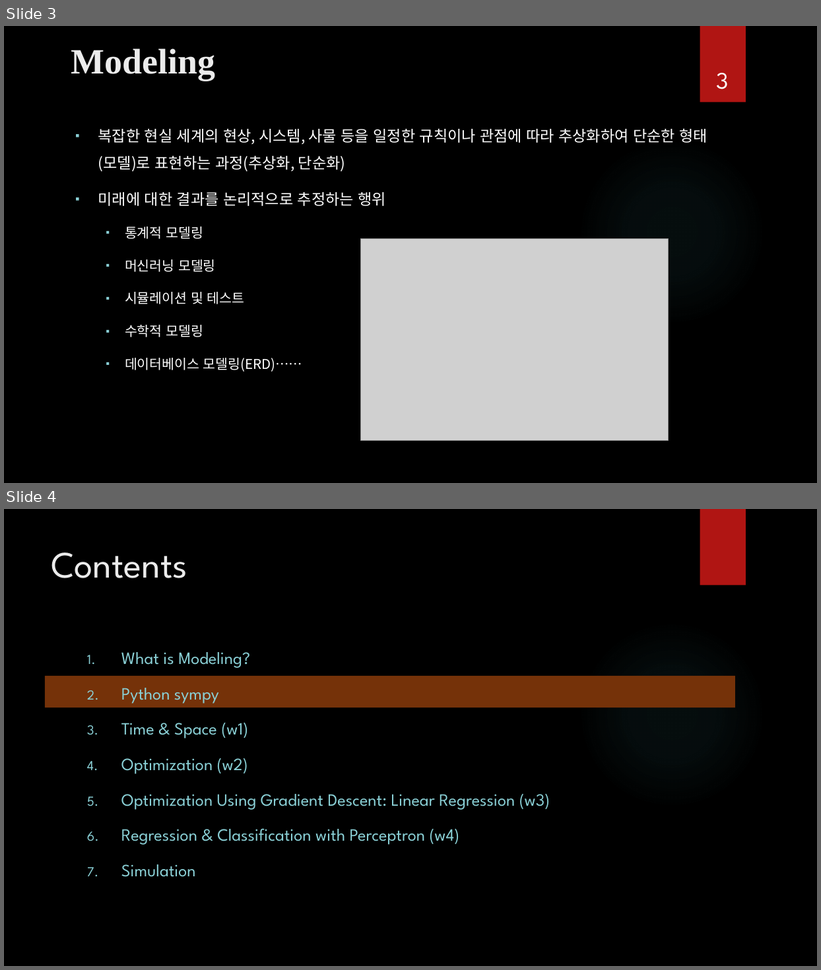
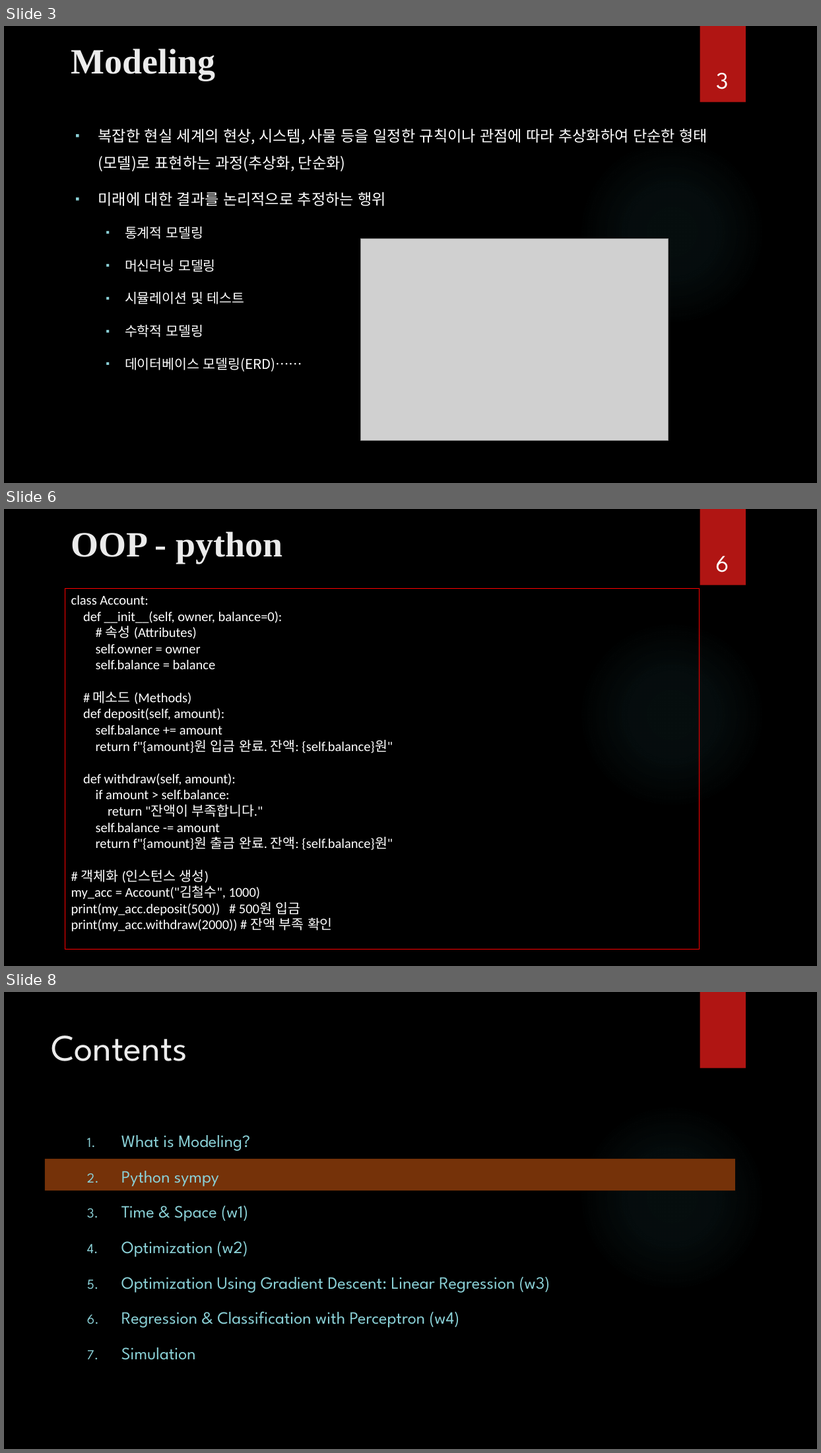
Before and after one commit to ancestor9/mathematics-for-machine-learning, a slide deck: Calculus/Calculus.pptx. Shown one above the other, each under a label of ours: slides 3 and 4 before the commit, slides 3, 6 and 8 after it; the slides between them are not shown. The pictures are 821x970 and 821x1453 pixels, drawn with LibreOffice and Linux fonts; fonts in the diff are those of the drawing; grey boxes stand for pictures; background and template pictures are left out. Boxes give left, top, right and bottom in pixels: in the first picture for what was removed or moved away, otherwise in the second. Text is boxed around its words. In the diff, an @@ line names an element or a change of style, - is before the commit and + after.

```diff
--- a/Calculus/Calculus.pptx
+++ b/Calculus/Calculus.pptx
@@ slide 6 added at (4,509,817,966), background picture (left out); not listed: 2 template elements that a slide beside it also shows @@
@@ title added at (71,531,283,564), 42 pt, text #EBEBEB, bold @@
+OOP - python
@@ page number added at (716,556,729,572), 28 pt, text #FFFFFF @@
+6
@@ rectangle added at (65,588,700,949), outline #FF0000 0.75 pt, 16 pt, text #FFFFFF @@
+class Account:
+def __init__(self, owner, balance=0):
+# 속성 (Attributes)
+self.owner = owner
+self.balance = balance
+# 메소드 (Methods)
+def deposit(self, amount):
+self.balance += amount
+return f"{amount}원 입금 완료. 잔액: {self.balance}원"
+def withdraw(self, amount):
+if amount > self.balance:
+return "잔액이 부족합니다."
+self.balance -= amount
+return f"{amount}원 출금 완료. 잔액: {self.balance}원"
+# 객체화 (인스턴스 생성)
+my_acc = Account("김철수", 1000)
+print(my_acc.deposit(500)) # 500원 입금
+print(my_acc.withdraw(2000)) # 잔액 부족 확인
@@ what was slide 4 is now slide 8 @@
```
Also in this commit, not shown: 5 other slides added.
